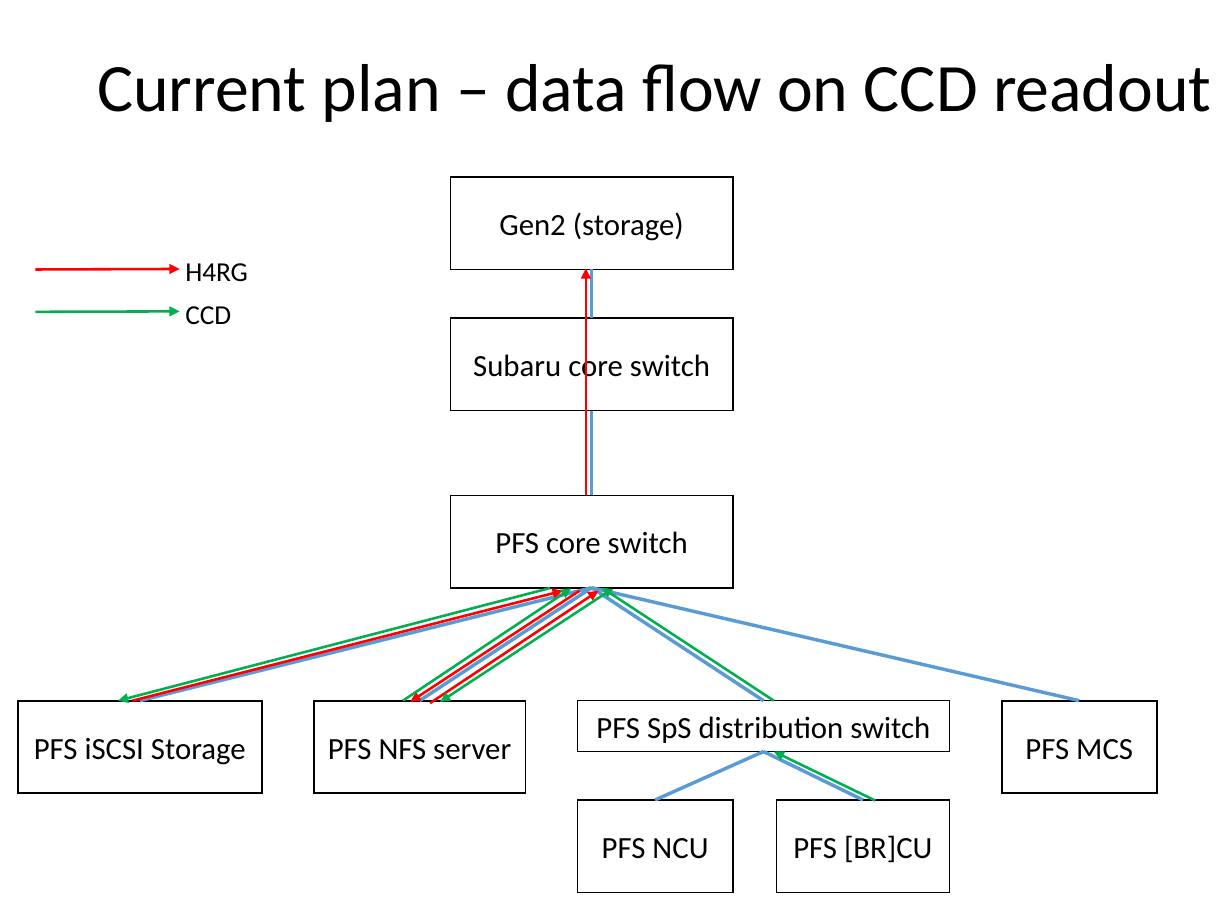
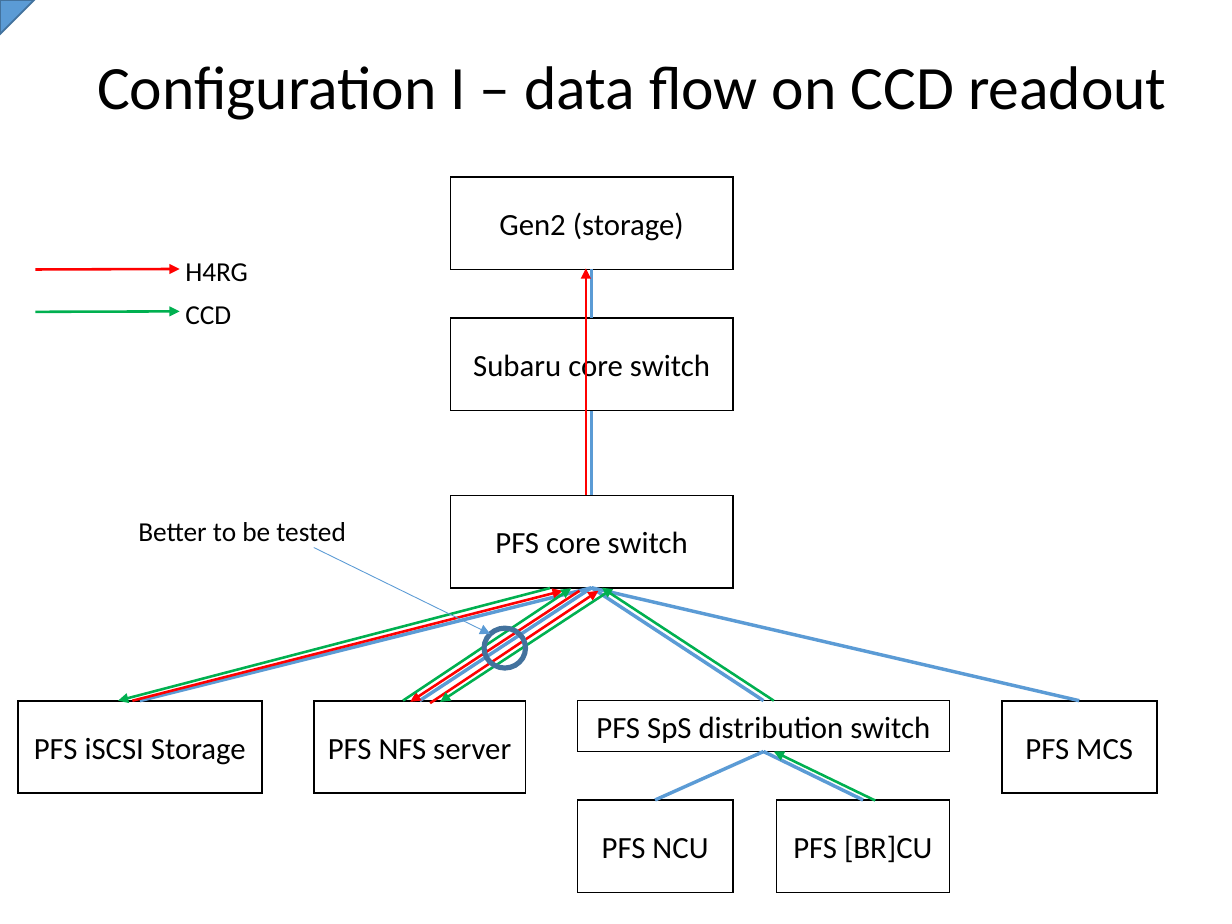
Before and after one commit to Subaru-PFS/ics_doc, a slide deck: slide 40 of SSN-00029.pptx (slide 91 before the commit). Drawn at 1232x924 pixels with LibreOffice and Linux fonts; fonts in the diff are those of the drawing. Boxes give left, top, right and bottom in pixels: in the first picture for what was removed or moved away, otherwise in the second. Text is boxed around its words. In the diff, an @@ line names an element or a change of style, - is before the commit and + after.

```diff
--- a/SSN-00029.pptx
+++ b/SSN-00029.pptx
@@ freeform shape added at [0,0,34,34], fill #5B9BD5, outline #43739E 1 pt @@
@@ title at [97,66,1166,120]: text changed; size 39.6 to 36 pt @@
-Current plan – data flow on CCD readout
+Configuration I – data flow on CCD readout
@@ text added at [138,522,346,542], 16 pt, text #000000 @@
+Better to be tested
@@ arrow added from (314, 547) to (490, 634), #5B9BD5 0.5 pt @@
@@ ellipse added at [484,628,526,668], outline #43739E 3 pt @@
```
Also in this commit, not shown: 7 other slides changed, 17 slides added, 6 slides removed.
